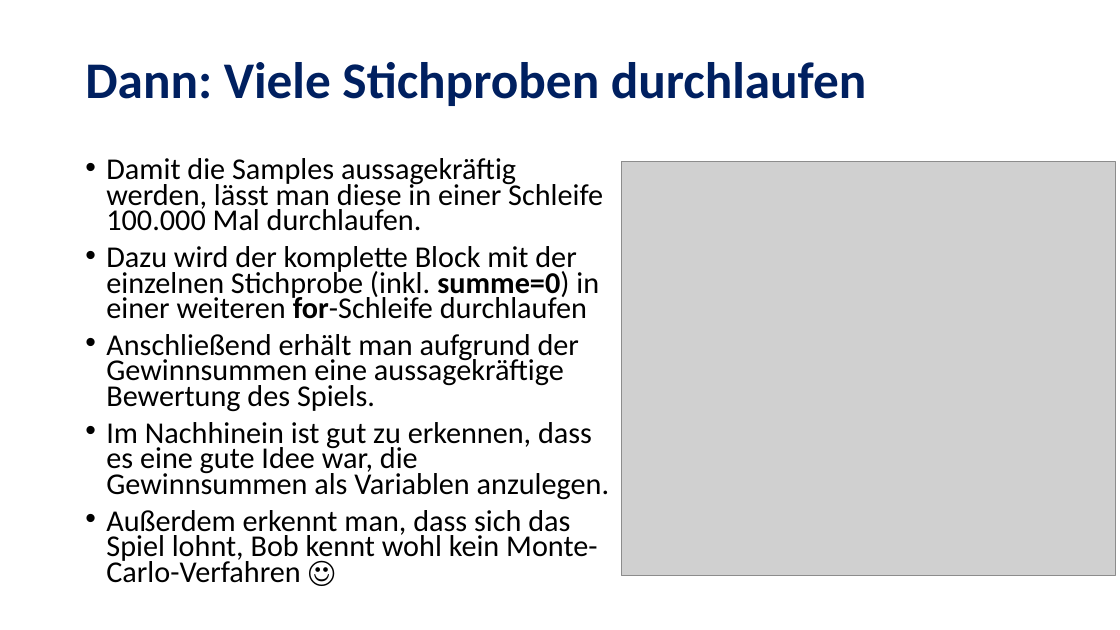
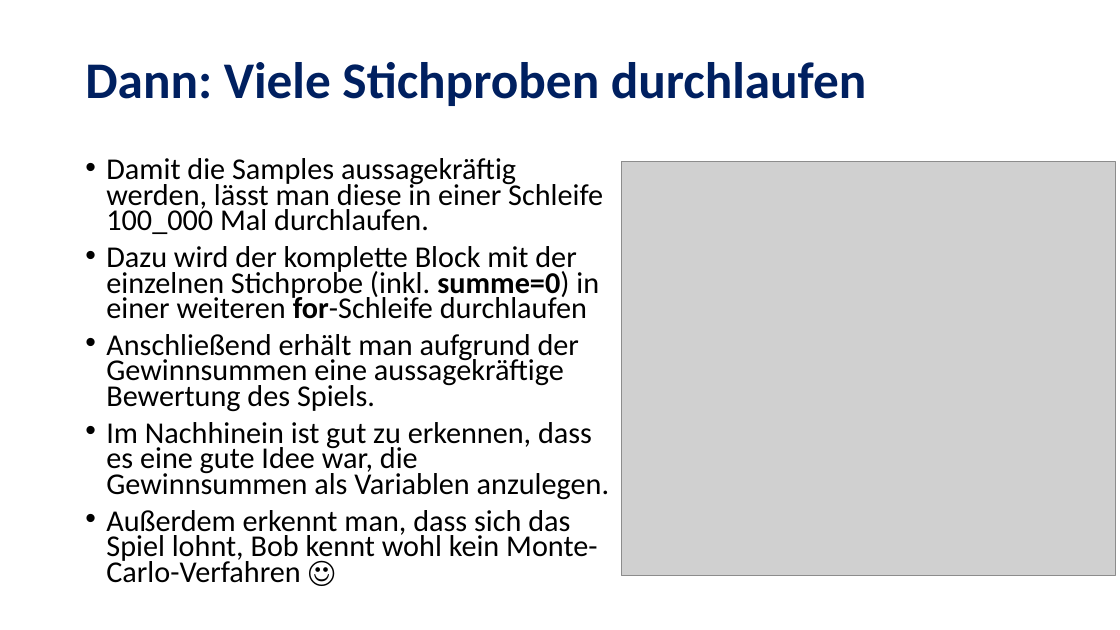
Before and after one commit to MickyRoth/Presentations, a slide deck: slide 6 of Wie programmiert man Monte Carlo.pptx. Drawn at 1120x630 pixels with LibreOffice and Linux fonts; fonts in the diff are those of the drawing; grey boxes stand for pictures; background and template pictures are left out. Boxes give left, top, right and bottom in pixels: in the first picture for what was removed or moved away, otherwise in the second. Text is boxed around its words. In the diff, an @@ line names an element or a change of style, - is before the commit and + after.

```diff
--- a/Wie programmiert man Monte Carlo.pptx
+++ b/Wie programmiert man Monte Carlo.pptx
@@ text at box(106, 158, 603, 234): text changed @@
-• Damit die Samples aussagekräftig werden, lässt man diese in einer Schleife 100.000 Mal durchlaufen.
+• Damit die Samples aussagekräftig werden, lässt man diese in einer Schleife 100_000 Mal durchlaufen.
```
Also in this commit, not shown: 2 other slides changed.
